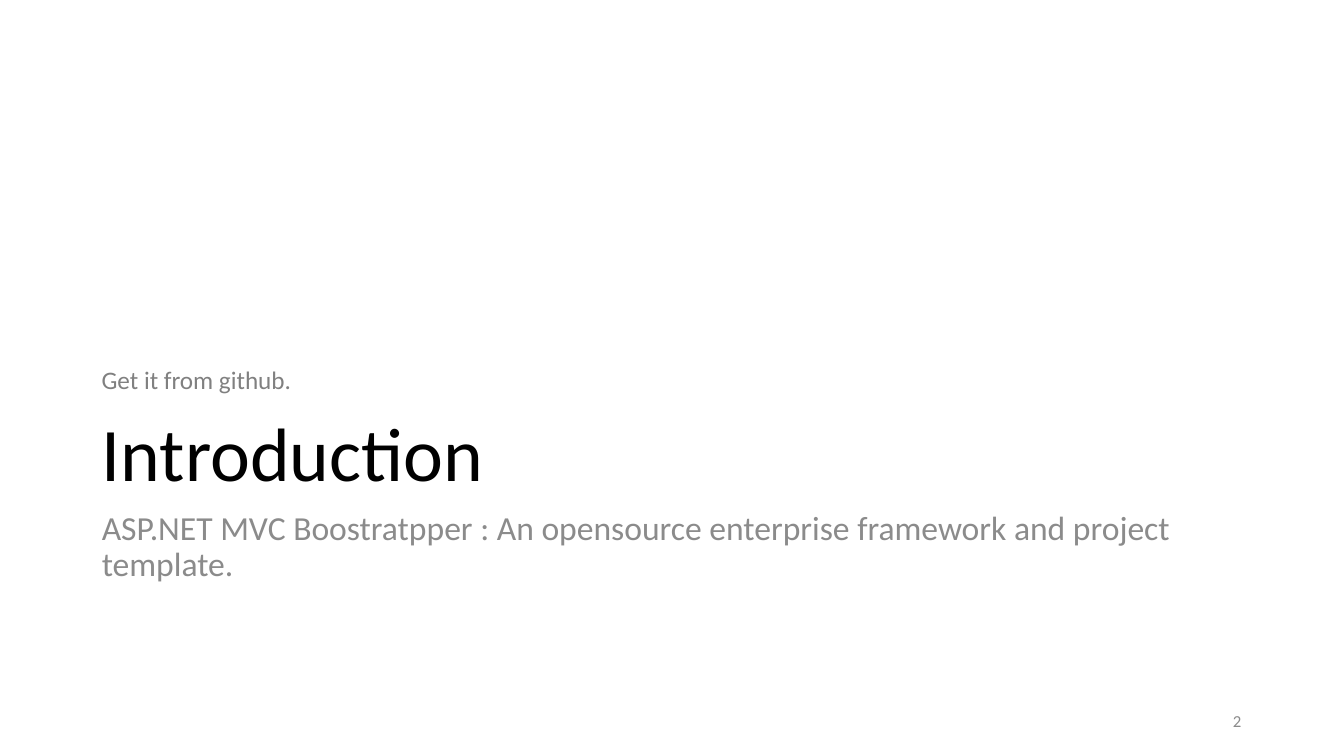
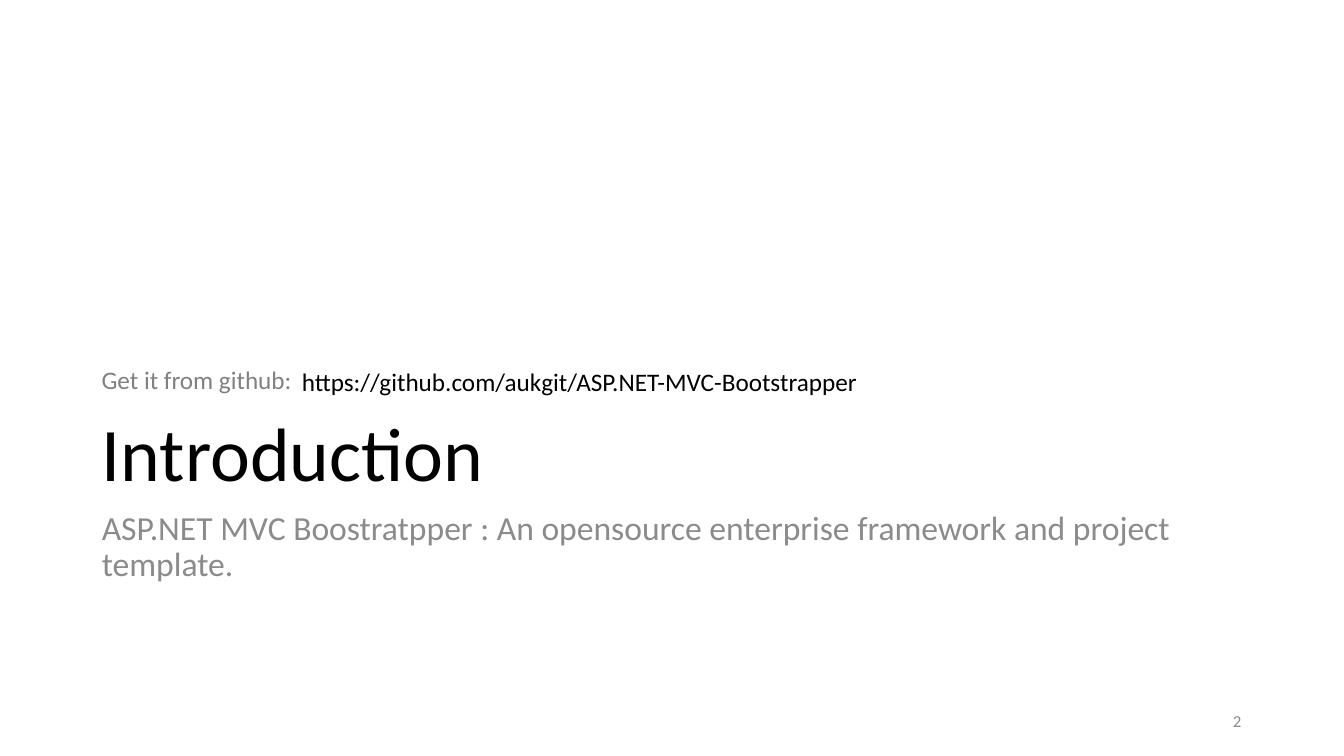
Before and after one commit to aukgit/How-to-install-Bootstrapper, a slide deck: slide 2 of ASP.NET Bootstraper.pptx. Drawn at 1344x756 pixels with LibreOffice and Linux fonts; fonts in the diff are those of the drawing. Boxes give left, top, right and bottom in pixels: in the first picture for what was removed or moved away, otherwise in the second. Text is boxed around its words. In the diff, an @@ line names an element or a change of style, - is before the commit and + after.

Commit message:
presentation

```diff
--- a/ASP.NET Bootstraper.pptx
+++ b/ASP.NET Bootstraper.pptx
@@ text at [102, 371, 291, 393]: text changed @@
-Get it from github.
+Get it from github:
@@ text added at [302, 373, 857, 396], 18 pt, text #000000 @@
+https://github.com/aukgit/ASP.NET-MVC-Bootstrapper
```
Also in this commit, not shown: 1 other slide changed, 2 slides removed, 2 other files.
